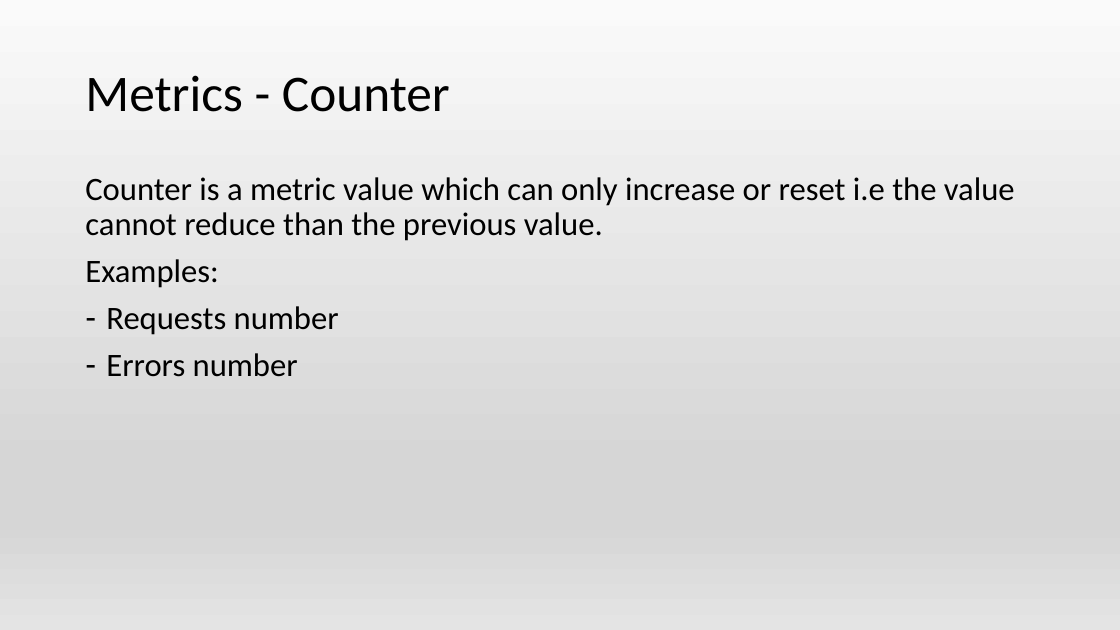
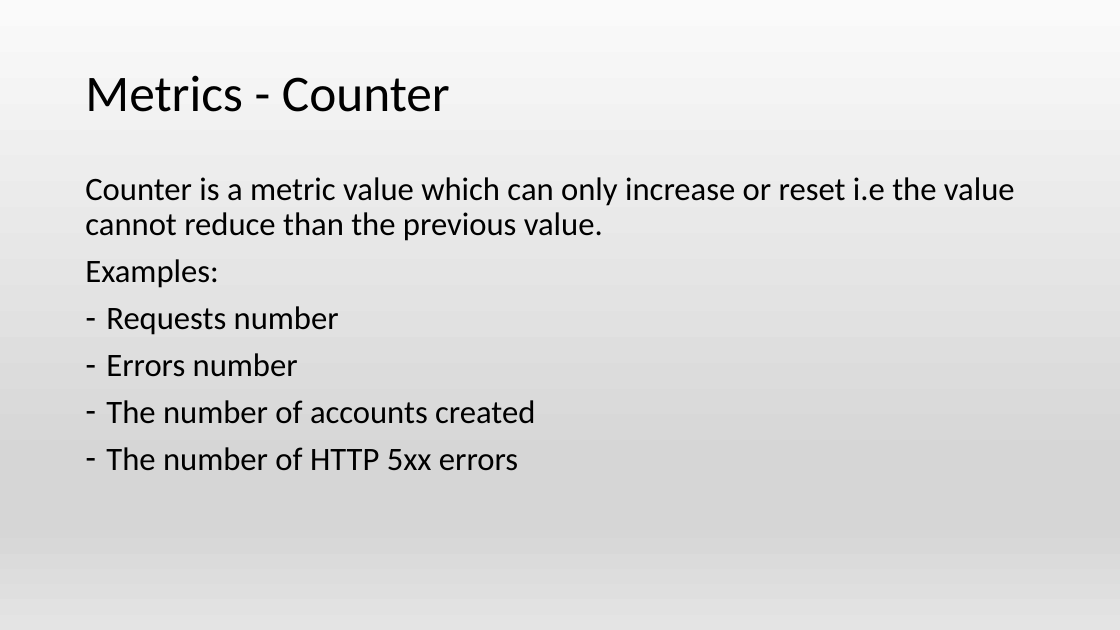
Before and after one commit to Islandskiy/observability, a slide deck: slide 10 of observability.pptx. Drawn at 1120x630 pixels with LibreOffice and Linux fonts; fonts in the diff are those of the drawing. Boxes give left, top, right and bottom in pixels: in the first picture for what was removed or moved away, otherwise in the second. Text is boxed around its words. In the diff, an @@ line names an element or a change of style, - is before the commit and + after.

Commit message:
Add metrics demo (including custom) through OpenTelemetry, Prometheus and Grafana

```diff
--- a/observability.pptx
+++ b/observability.pptx
@@ text at [106,400,535,471]: paragraphs added @@
+– The number of accounts created
+– The number of HTTP 5xx errors
```
Also in this commit, not shown: 1 other slide changed, 2 slides added, 8 other files.
